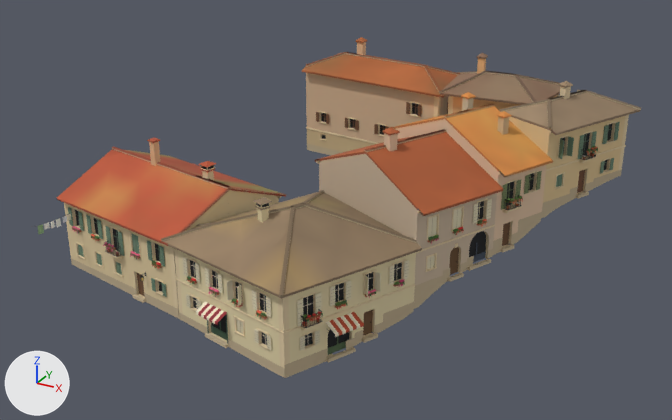
A saved change to the glTF model games/yorimichi/assets/belmonte/meshes/SM_BM_BT_blk_21.glb.
Rendered twice from a 50 mm camera at (38.2, -70.5, 40.0) aimed at (0.3, -1.6, 5.5). The axes (+X, +Y, +Z) are drawn at lower left. The lights are the same throughout. The first picture is the older version. Vertices at exactly the same position are counted once.

Objects in the first picture: 'SM_BM_BT_blk_21'.
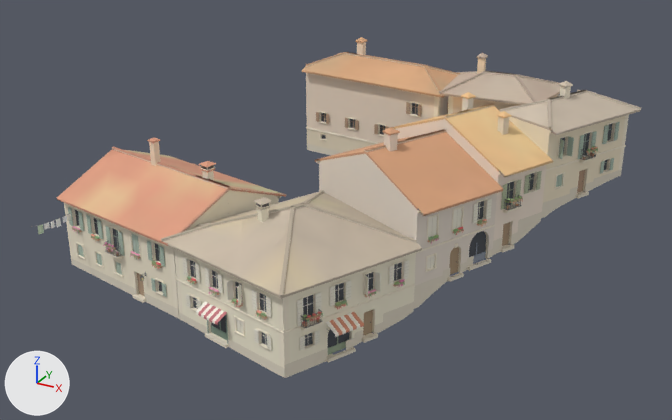
Location of each change, [x1, y1, x2, y2] in pixels of the pictures (672 x 420 px):
part 1 of me_sm_bt_blk_21, recoloured: [44, 58, 629, 368] in both
part 2 of me_sm_bt_blk_21, recoloured (brown to beige): [34, 37, 641, 378] in both

The change, as a list of edits to the scene's bpy script:
```text
Change me_sm_bt_blk_21:
    where me_sm_bt_blk_21.from_pydata(...)  # 16426 vertices, 19063 faces; spans x -22.0..22.9, y -20.1..19.8, z -0.8..17.4
    used by ob_sm_bm_bt_blk_21; location = (0.0, 0.0, 0.0)
    me_sm_bt_blk_21 part 1: 7809 faces centred in x -21.9..22.1, y -19.4..19.3, z -0.6..16.8 are repainted in the vertex colours; the middle colour goes from beige #dec9a3 to pale yellow #f0e6d1
    me_sm_bt_blk_21 part 2: 11254 faces centred in x -21.6..22.9, y -20.0..19.8, z -0.7..17.1 are repainted in the vertex colours; the middle colour goes from brown #9b6946 to beige #cdac8f
```
